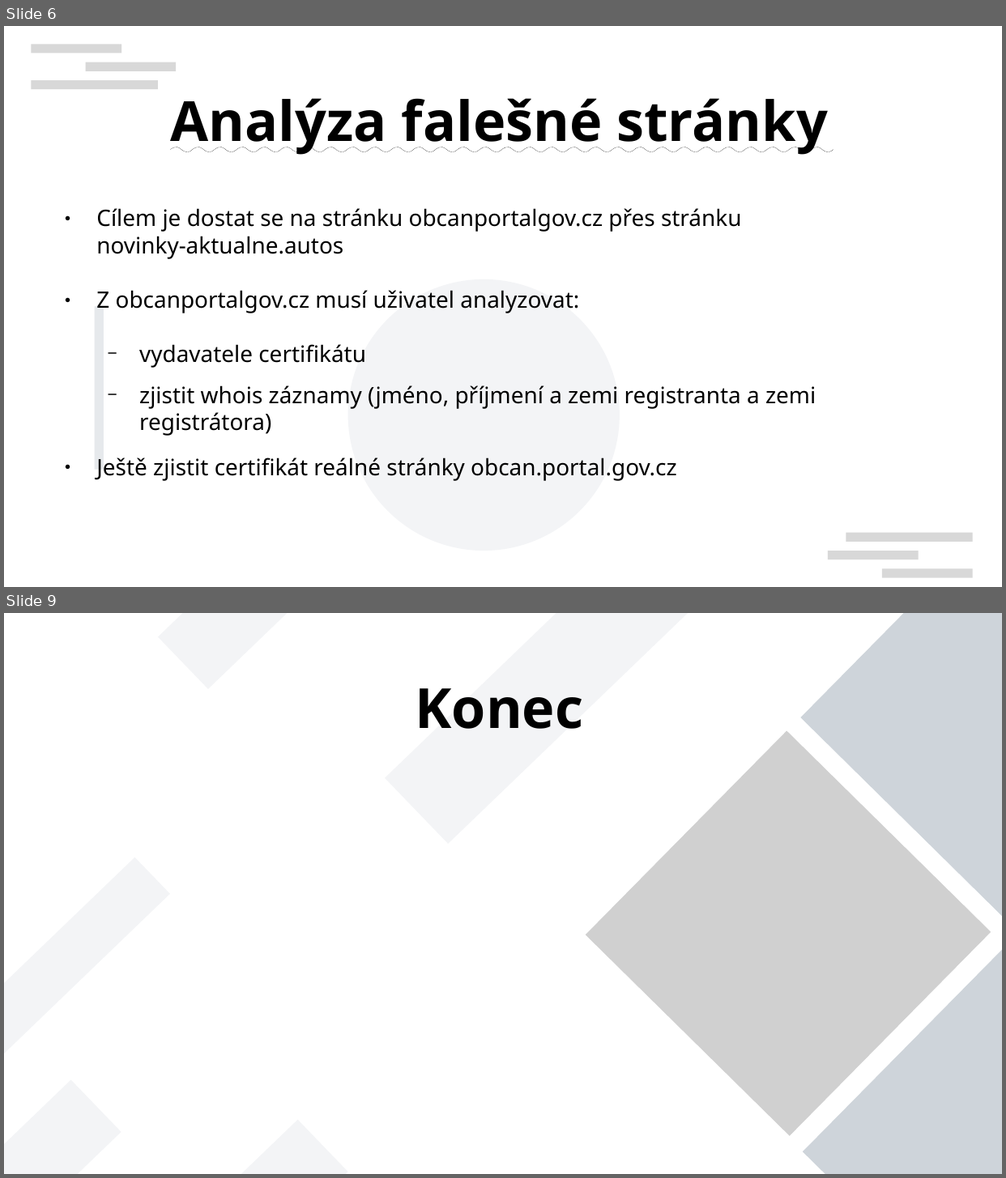
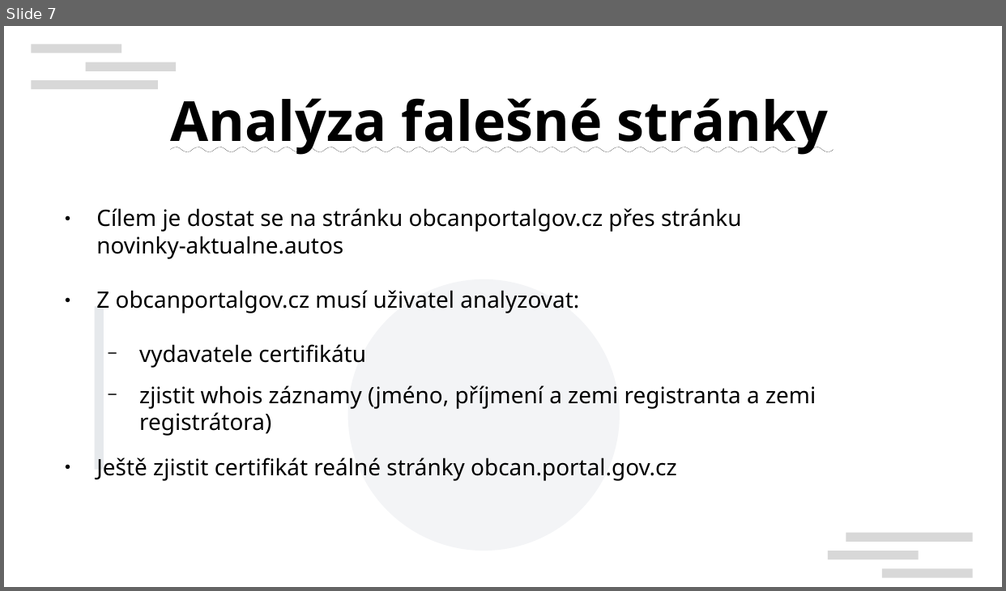
Before and after one commit to theFivehead/CTF-interaktivni-osveta, a slide deck: prezentace.odp. Shown one above the other, each under a label of ours: slides 6 and 9 before the commit, slide 7 after it; the slides between them are not shown. The pictures are 1006x1178 and 1006x591 pixels, drawn with LibreOffice and Linux fonts; fonts in the diff are those of the drawing; grey boxes stand for pictures; background and template pictures are left out. Boxes give left, top, right and bottom in pixels: in the first picture for what was removed or moved away, otherwise in the second. Text is boxed around its words. In the diff, an @@ line names an element or a change of style, - is before the commit and + after.

```diff
--- a/prezentace.odp
+++ b/prezentace.odp
@@ slide 9 removed at bbox=[4, 613, 1002, 1174], background #FFFFFF @@
@@ rectangle removed at bbox=[158, 613, 393, 689] @@
@@ rectangle removed at bbox=[385, 613, 695, 844] @@
@@ rectangle removed at bbox=[801, 613, 1002, 920] @@
@@ title removed at bbox=[415, 688, 583, 729] @@
-Konec
@@ picture removed at bbox=[586, 730, 991, 1136] @@
@@ rectangle removed at bbox=[4, 858, 169, 1071] @@
@@ rectangle removed at bbox=[803, 948, 1002, 1174] @@
@@ rectangle removed at bbox=[4, 1080, 121, 1174] @@
@@ rectangle removed at bbox=[113, 1120, 348, 1174] @@
@@ what was slide 6 is now slide 7 @@
```
Also in this commit, not shown: 5 slides changed, 2 slides added, 2 other files.
